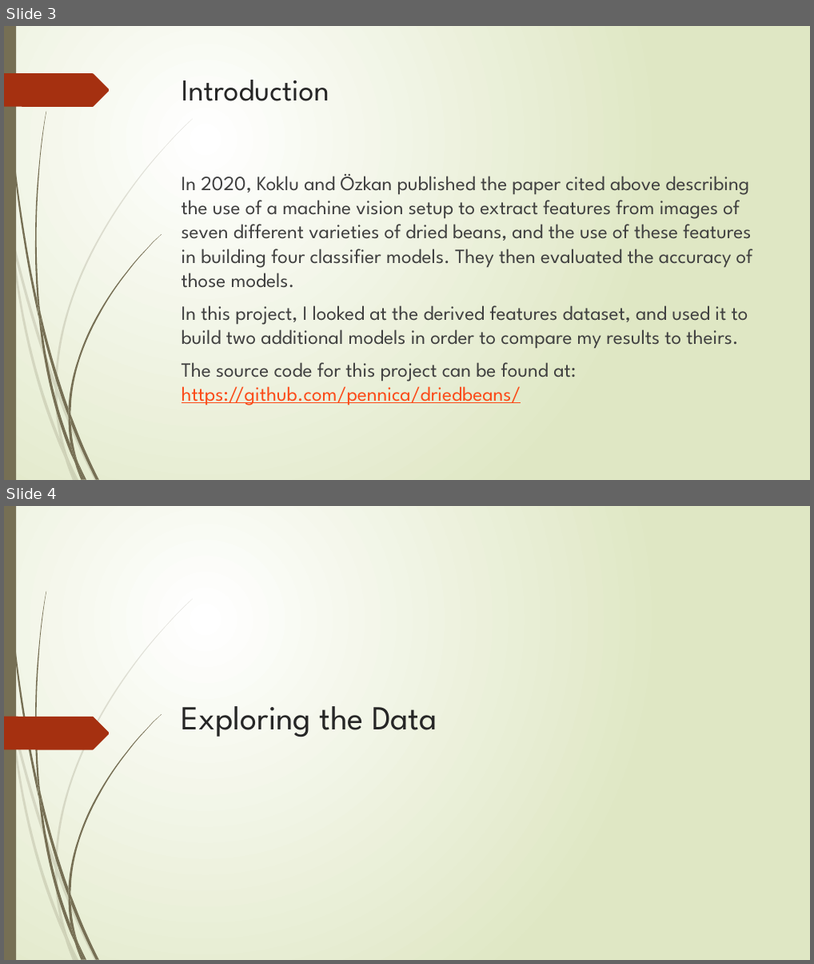
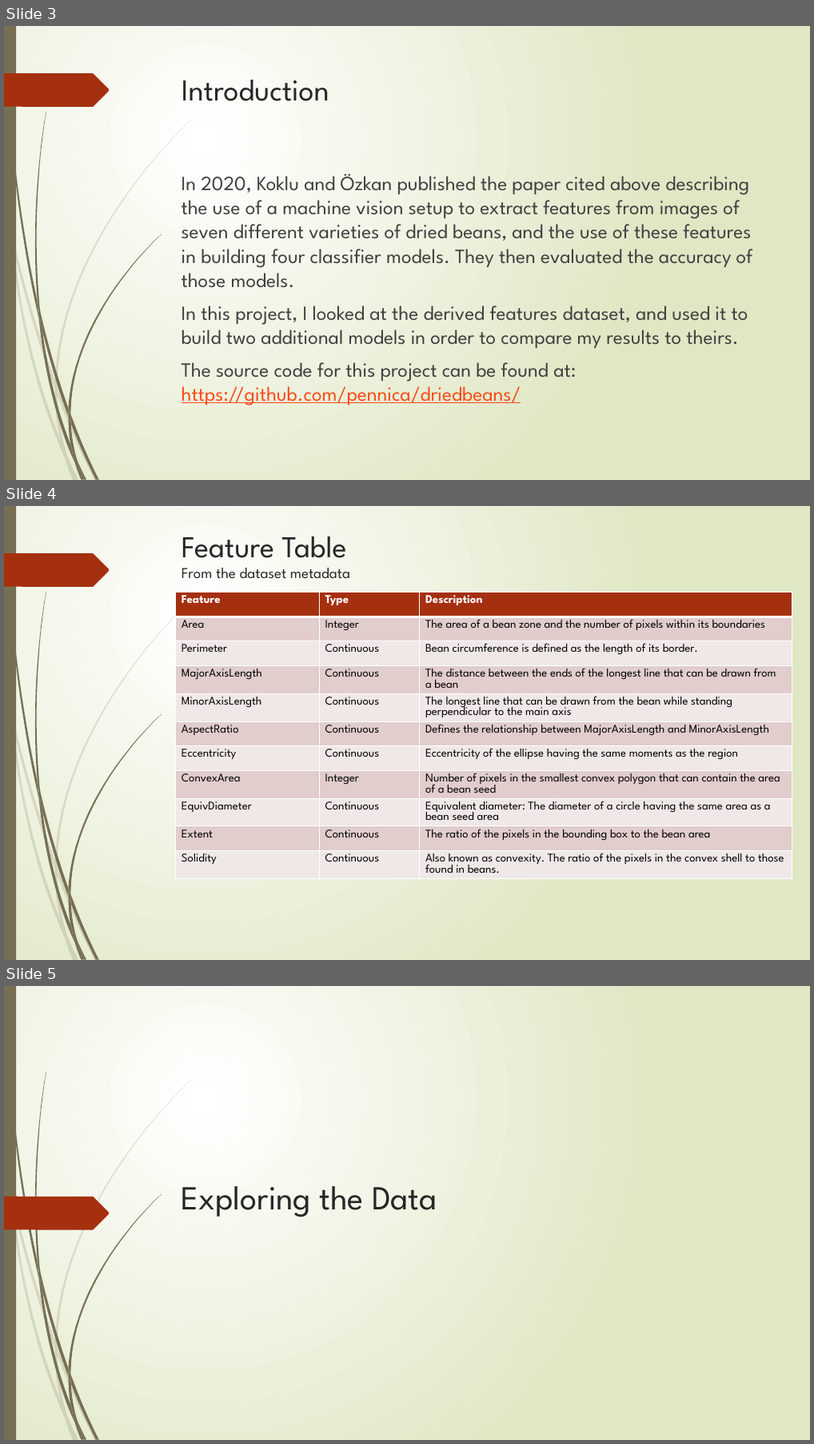
Before and after one commit to pennica/driedbeans, a slide deck: Dried Beans Multiclassifiers.pptx. Shown one above the other, each under a label of ours: slides 3 and 4 before the commit, slides 3, 4 and 5 after it. The pictures are 814x964 and 814x1444 pixels, drawn with LibreOffice and Linux fonts; fonts in the diff are those of the drawing. Boxes give left, top, right and bottom in pixels: in the first picture for what was removed or moved away, otherwise in the second. Text is boxed around its words. In the diff, an @@ line names an element or a change of style, - is before the commit and + after.

Commit message:
Added the Feature Table slide and corrected a typo

```diff
--- a/Dried Beans Multiclassifiers.pptx
+++ b/Dried Beans Multiclassifiers.pptx
@@ slide 4 added at bbox=[4, 506, 810, 960], background gradient #FFFFFF to #DFE8C4; not listed: 24 template elements that a slide beside it also shows @@
@@ title added at bbox=[182, 536, 350, 579], 18 pt, text #262626 @@
+Feature Table
+From the dataset metadata
@@ table added at bbox=[176, 592, 793, 940], 11 rows, 3 columns @@
+Feature | Type | Description
+Area | Integer | The area of a bean zone and the number of pixels within its boundaries
+Perimeter | Continuous | Bean circumference is defined as the length of its border.
+MajorAxisLength | Continuous | The distance between the ends of the longest line that can be drawn from a bean
+MinorAxisLength | Continuous | The longest line that can be drawn from the bean while standing perpendicular to the main axis
+AspectRatio | Continuous | Defines the relationship between MajorAxisLength and MinorAxisLength
+Eccentricity | Continuous | Eccentricity of the ellipse having the same moments as the region
+ConvexArea | Integer | Number of pixels in the smallest convex polygon that can contain the area of a bean seed
+EquivDiameter | Continuous | Equivalent diameter: The diameter of a circle having the same area as a bean seed area
+Extent | Continuous | The ratio of the pixels in the bounding box to the bean area
+Solidity | Continuous | Also known as convexity. The ratio of the pixels in the convex shell to those found in beans.
@@ what was slide 4 is now slide 5 @@
```
Also in this commit, not shown: 1 slide changed.
